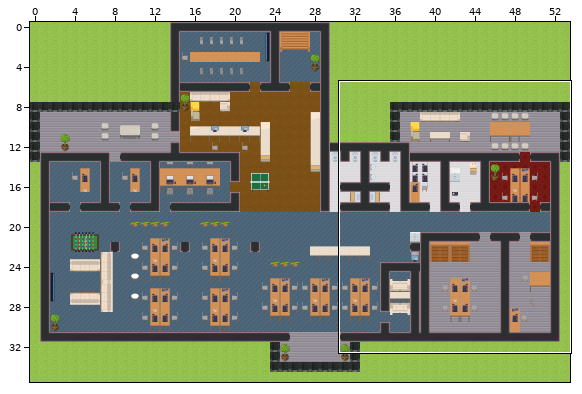
A Tiled map (JSON) gets an edit: elunic-office.tmj. Above: a wide view before the commit, with the close-up outlined.
Close-up. Earlier state:
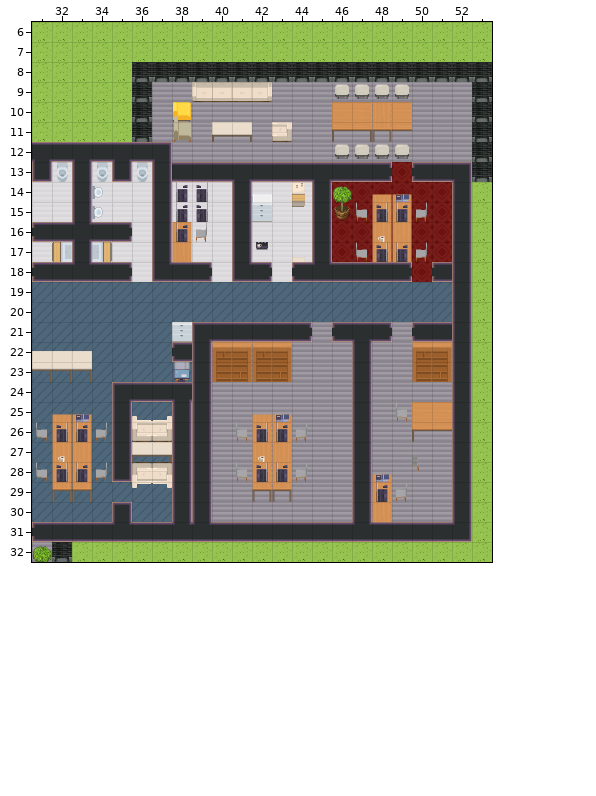
Cells are 32x32 px. Shown: x 31..53, y 6..32. The commit also changed other parts of the map, which this record leaves out.
Now the later version:
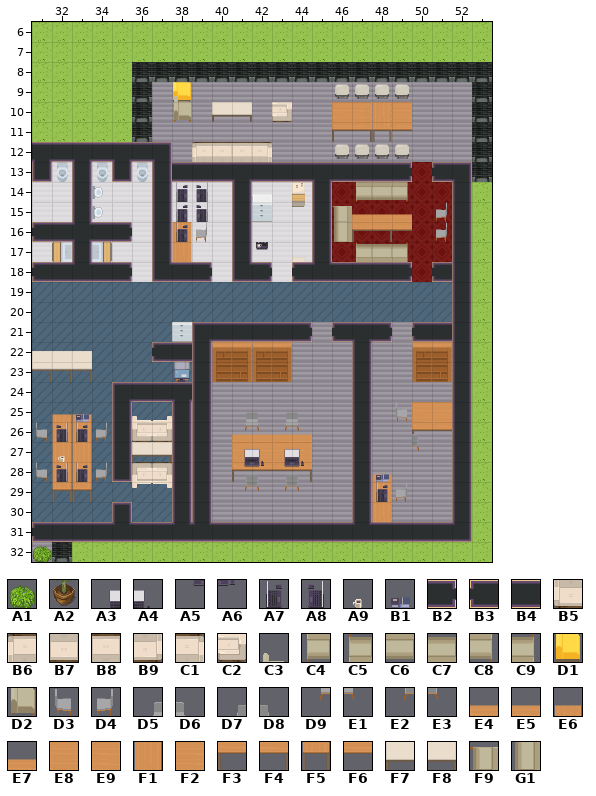
Key: from "WA_Decoration": A1 78, A2 90; from "WA_Miscellaneous": A3 2, A4 3, A5 12, A6 13, A7 24, A8 25, A9 59 flipped left-right, B1 74; from "WA_Room_Builder": B2 63, B3 65, B4 104; from "WA_Seats": B5 13, B6 13 flipped up-down, B7 14, B8 14 flipped up-down, B9 15, C1 15 flipped up-down, C2 49, C3 60, C4 65, C5 65 flipped up-down, C6 66, C7 66 flipped up-down, C8 67, C9 67 flipped up-down, D1 72, D2 73, D3 119, D4 120, D5 121, D6 122, D7 123, D8 124, D9 134, E1 135, E2 136, E3 137; from "WA_Tables": E4 0, E5 1, E6 2, E7 3, E8 10, E9 11, F1 12, F2 13, F3 20, F4 21, F5 22, F6 23, F7 55, F8 56; from "elunic_custom": F9 14, G1 22.
__ is an empty cell.
The exact change:
Layer "walls/walls1":
y 13: x 48..51 B2 __ B3 B4 -> B4 B2 __ B3
y 22: x 37..38 __ B3 -> B3 B4
Layer "furniture/furniture1":
y 14: x 47..49 __ __ __ -> C4 C6 C8
y 15: x 46..49 A2 __ __ __ -> F9 E4 E5 E7
y 16: x 46..49 __ __ __ __ -> G1 F3 F4 F6
y 17: x 47..49 __ __ __ -> C5 C7 C9
y 27: x 41..44 __ __ __ __ -> E8 F2 F2 E9
y 28: x 41..44 __ __ __ __ -> F3 F6 F6 F4
Layer "furniture/furniture2":
y 9: x 38..42 __ B5 B7 B7 B9 -> D1 __ __ __ __
y 10: x 38 D1 -> __; x 40..41 __ __ -> F7 F8; x 43 __ -> C2
y 11: x 40..41 F7 F8 -> __ __; x 43 C2 -> __
y 12: x 39..42 __ __ __ __ -> B6 B8 B8 C1
y 14: x 46 A1 -> __
y 15: x 47..51 D3 F1 F1 D4 __ -> __ __ __ __ D4
y 16: x 48..49 F1 F1 -> __ __; x 51 __ -> D4
y 17: x 47..50 D3 F1 F1 D4 -> __ __ __ __
y 25: x 41..44 __ __ __ __ -> D5 D6 D5 D6
y 26: x 41..44 D3 F1 F1 D4 -> D9 E1 D9 E1; x 50 __ -> D8
y 27: x 42..43 F1 F1 -> __ __; x 50 D8 -> E3
y 28: x 41..44 D3 F1 F1 D4 -> D7 D8 D7 D8; x 50 E3 -> __
y 29: x 41..44 __ F5 F5 __ -> E2 E3 E2 E3
Layer "furniture/furniture3":
y 9: x 38 __ -> C3
y 10: x 38 C3 -> D2
y 11: x 38 D2 -> __
y 15: x 48..49 A8 A7 -> __ __
y 16: x 48 A9 -> __
y 17: x 48..49 A8 A7 -> __ __
y 26: x 42..43 A8 A7 -> __ __
y 27: x 41..44 __ A9 __ __ -> A3 A4 A3 A4
y 28: x 41..44 __ A8 A7 __ -> A5 A6 A5 A6
Layer "above/above1":
y 14: x 48..49 E6 E6 -> __ __
y 25: x 42..43 E6 E6 -> __ __
y 26: x 41..44 __ __ __ __ -> E4 E7 E7 E5
Layer "above/above2":
y 14: x 49 B1 -> __
y 25: x 43 B1 -> __
